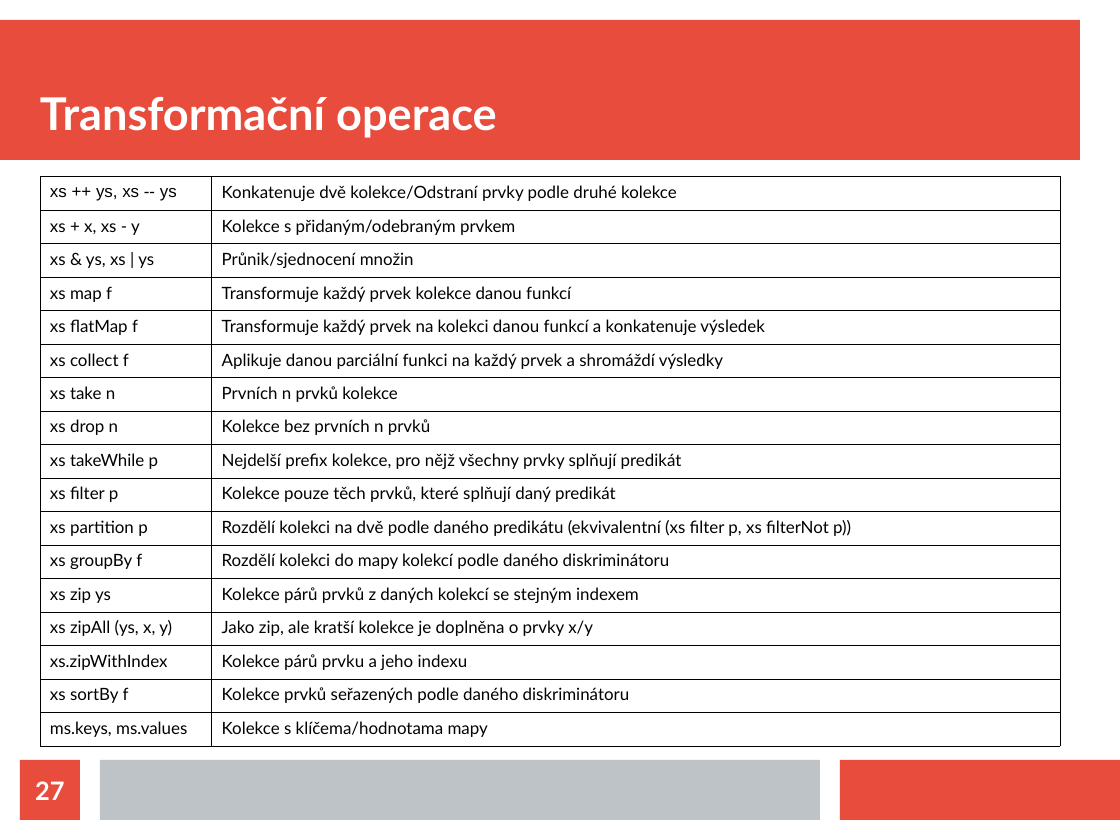
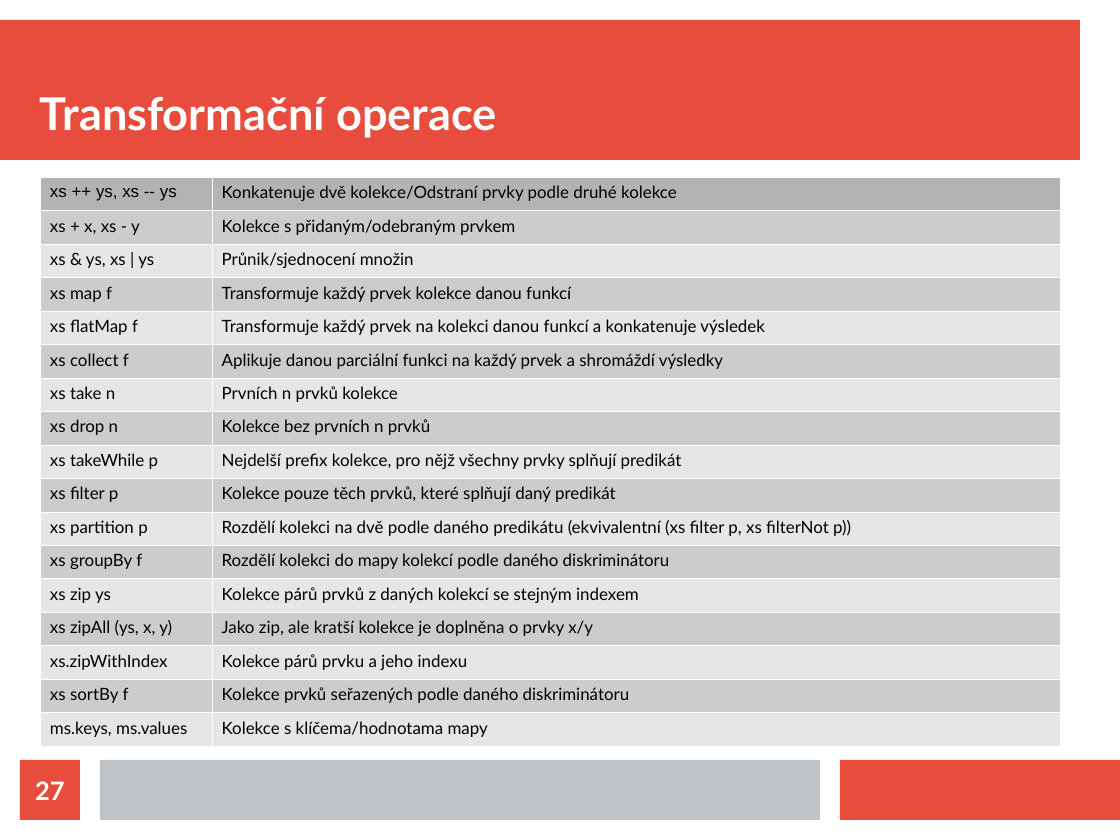
Before and after one commit to michalsenkyr/scala-course, a slide deck: slide 27 of slides.cs.odp. Drawn at 1120x840 pixels with LibreOffice and Linux fonts; fonts in the diff are those of the drawing. Boxes give left, top, right and bottom in pixels: in the first picture for what was removed or moved away, otherwise in the second. Text is boxed around its words. In the diff, an @@ line names an element or a change of style, - is before the commit and + after.

```diff
--- a/slides.cs.odp
+++ b/slides.cs.odp
@@ table at [40, 177, 1060, 741] @@
@@ fill none to #B3B3B3 in row 1 @@
@@ fill none to #CCCCCC in 16 cells @@
@@ fill none to #E6E6E6 in 16 cells @@
@@ borders changed @@
```
Also in this commit, not shown: 4 other slides changed.
